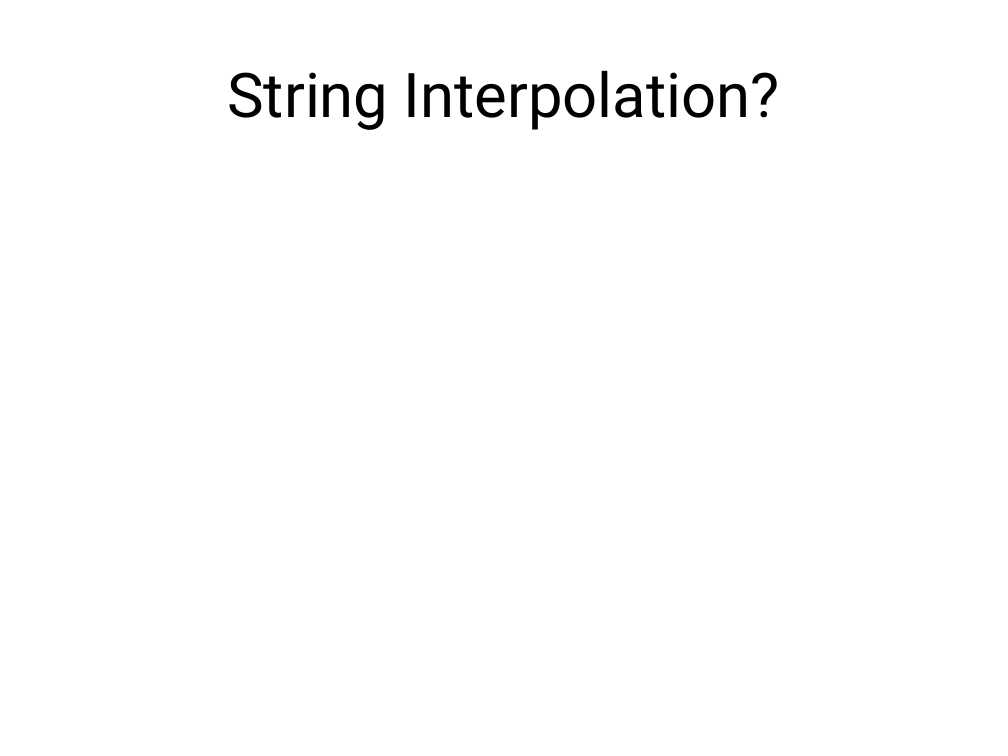
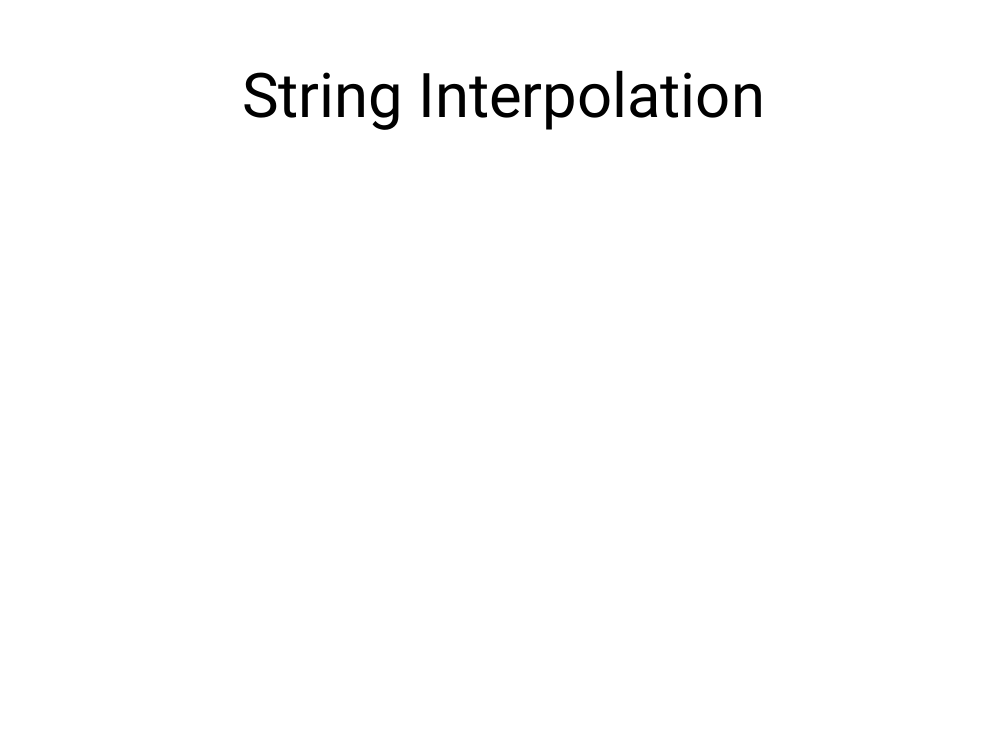
Before and after one commit to jacobladams/presentations, a slide deck: slide 45 of less-and-sass/Write LESS CSS and make it SASSier.pptx (slide 39 before the commit). Drawn at 1008x756 pixels with LibreOffice and Linux fonts; fonts in the diff are those of the drawing. Boxes give left, top, right and bottom in pixels: in the first picture for what was removed or moved away, otherwise in the second. Text is boxed around its words. In the diff, an @@ line names an element or a change of style, - is before the commit and + after.

```diff
--- a/less-and-sass/Write LESS CSS and make it SASSier.pptx
+++ b/less-and-sass/Write LESS CSS and make it SASSier.pptx
@@ title at box(242, 70, 765, 130): text changed @@
-String Interpolation?
+String Interpolation
```
Also in this commit, not shown: 12 other slides changed, 13 slides added, 4 slides removed.
